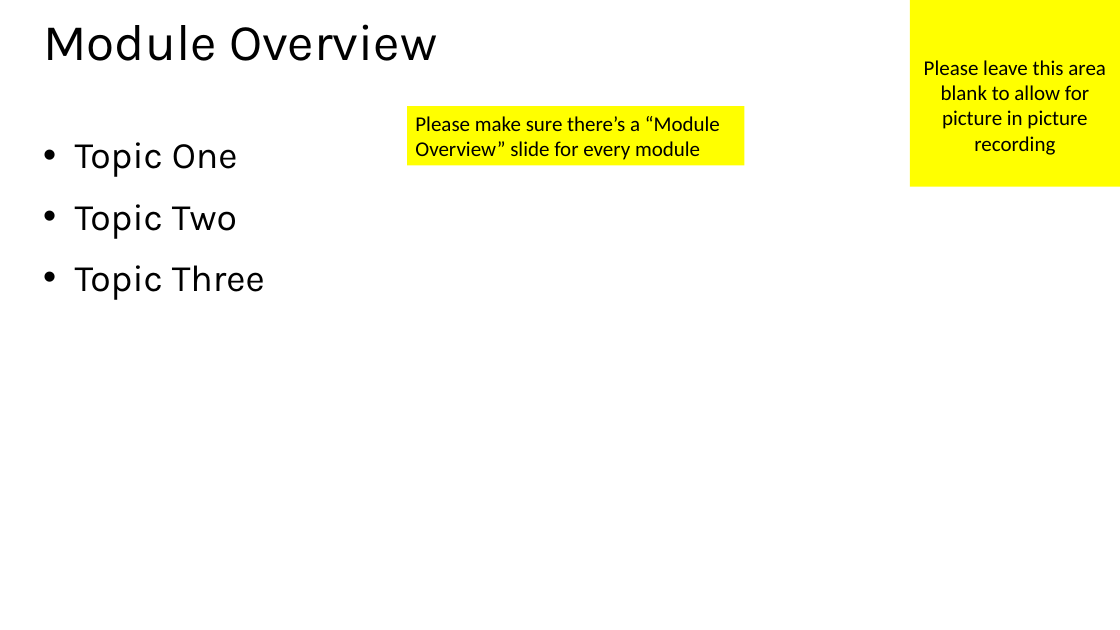
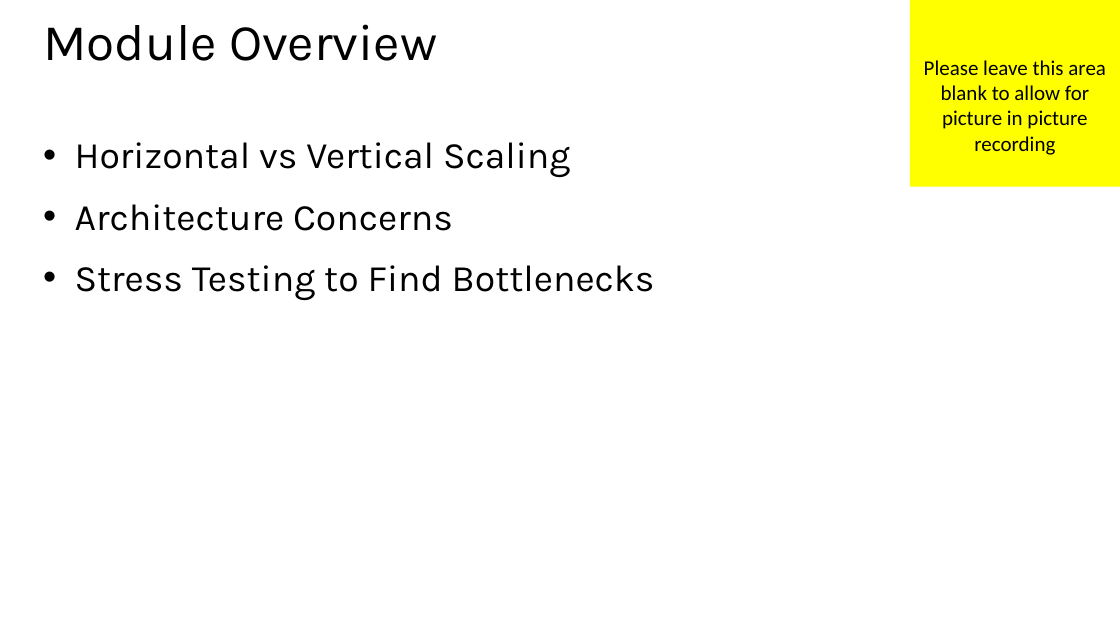
Before and after one commit to MisterJames/AzureImageProcessing, a slide deck: slide 2 of Presentation Materials/MVA-ApplicationsOnAzure-07.pptx. Drawn at 1120x630 pixels with LibreOffice and Linux fonts; fonts in the diff are those of the drawing. Boxes give left, top, right and bottom in pixels: in the first picture for what was removed or moved away, otherwise in the second. Text is boxed around its words. In the diff, an @@ line names an element or a change of style, - is before the commit and + after.

Commit message:
scaling and load testing

```diff
--- a/Presentation Materials/MVA-ApplicationsOnAzure-07.pptx
+++ b/Presentation Materials/MVA-ApplicationsOnAzure-07.pptx
@@ rectangle removed at [408,106,744,166] @@
-Please make sure there’s a “Module Overview” slide for every module
@@ text at [75,142,655,301]: text changed @@
-• Topic One
-• Topic Two
-• Topic Three
+• Horizontal vs Vertical Scaling
+• Architecture Concerns
+• Stress Testing to Find Bottlenecks
```
Also in this commit, not shown: 1 other slide changed, 6 slides added, 1 other file.
